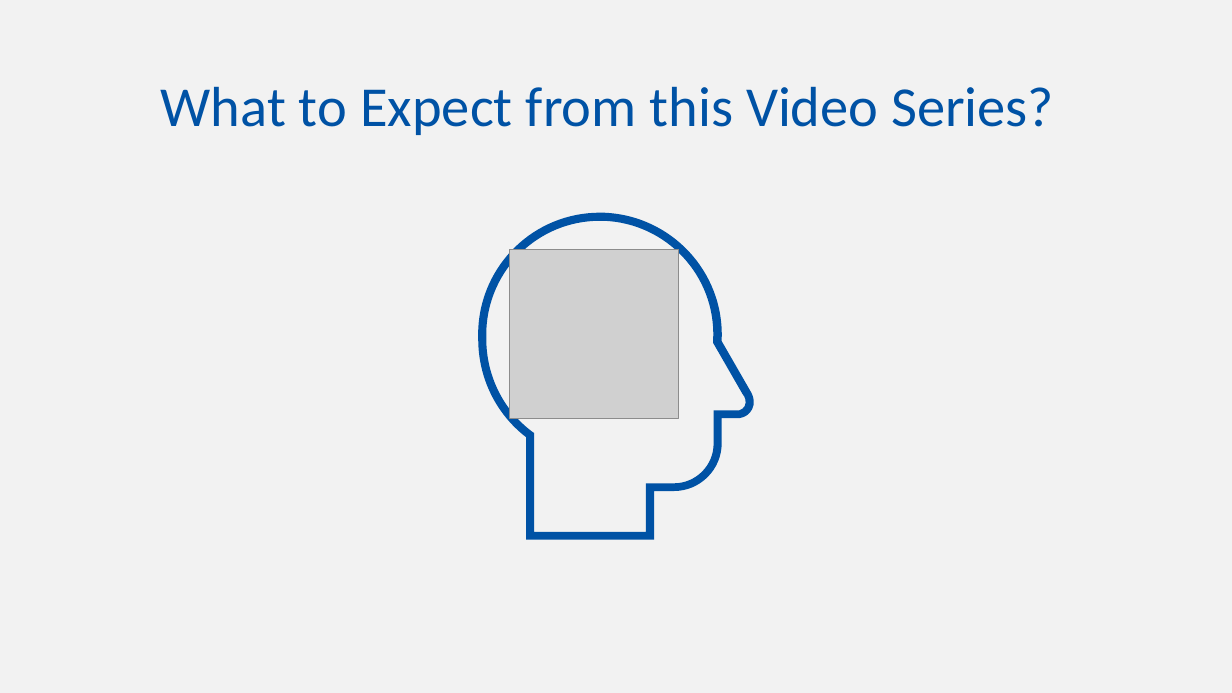
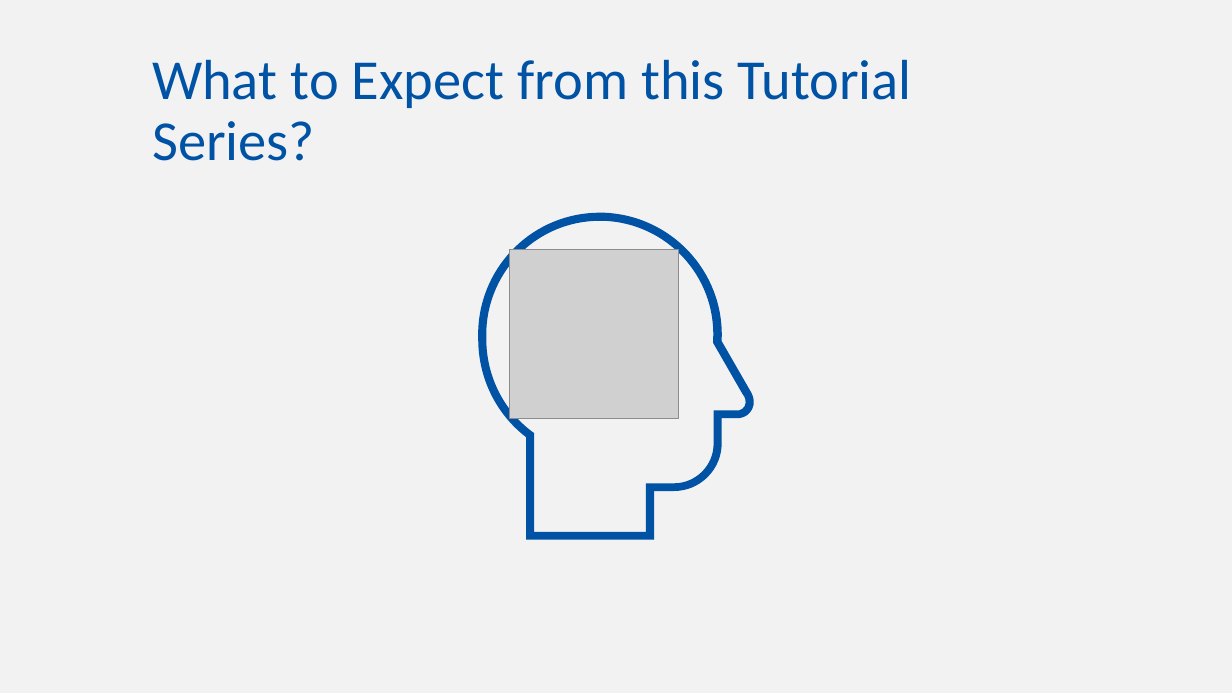
Before and after one commit to w3c/wot-cg, a slide deck: slide 8 of Tutorials/whatiswot/1.WoT/1.WOT.pptx (slide 9 before the commit). Drawn at 1232x693 pixels with LibreOffice and Linux fonts; fonts in the diff are those of the drawing; grey boxes stand for pictures. Boxes give left, top, right and bottom in pixels: in the first picture for what was removed or moved away, otherwise in the second. Text is boxed around its words. In the diff, an @@ line names an element or a change of style, - is before the commit and + after.

Commit message:
"video series" changed to "tutorial"

```diff
--- a/Tutorials/whatiswot/1.WoT/1.WOT.pptx
+++ b/Tutorials/whatiswot/1.WoT/1.WOT.pptx
@@ text at (x1=152, y1=59, x2=912, y2=161): text changed @@
-What to Expect from this Video Series?
+What to Expect from this Tutorial Series?
```
Also in this commit, not shown: 9 other slides changed, 2 slides added, 3 slides removed, 8 other files.
